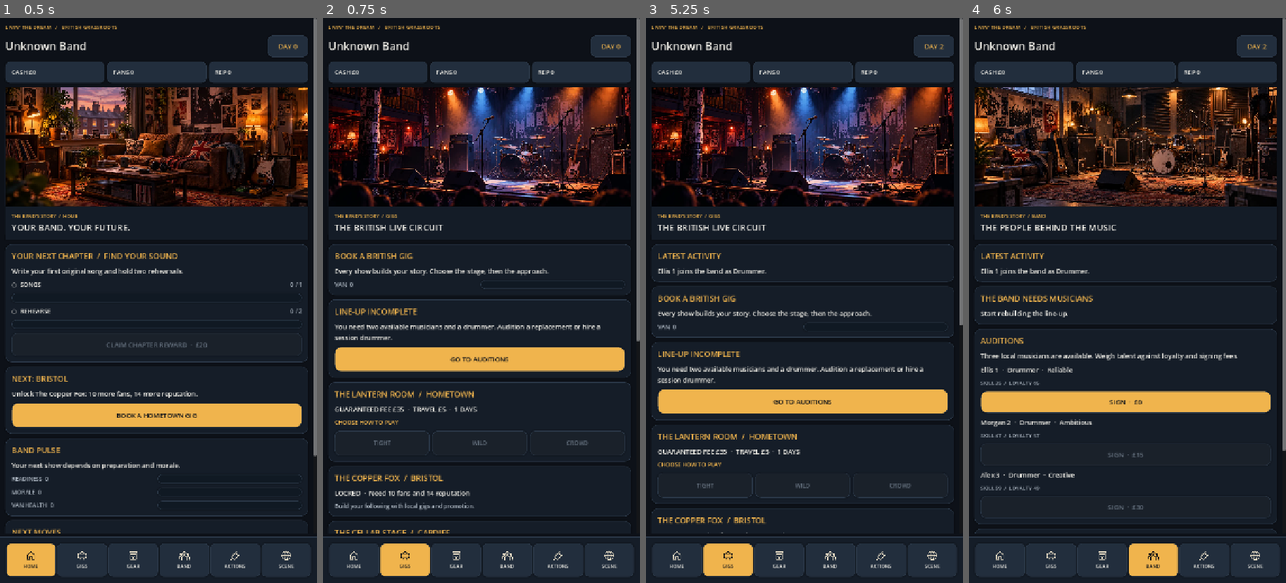
Above: before the commit, frames 1-4 (left to right).
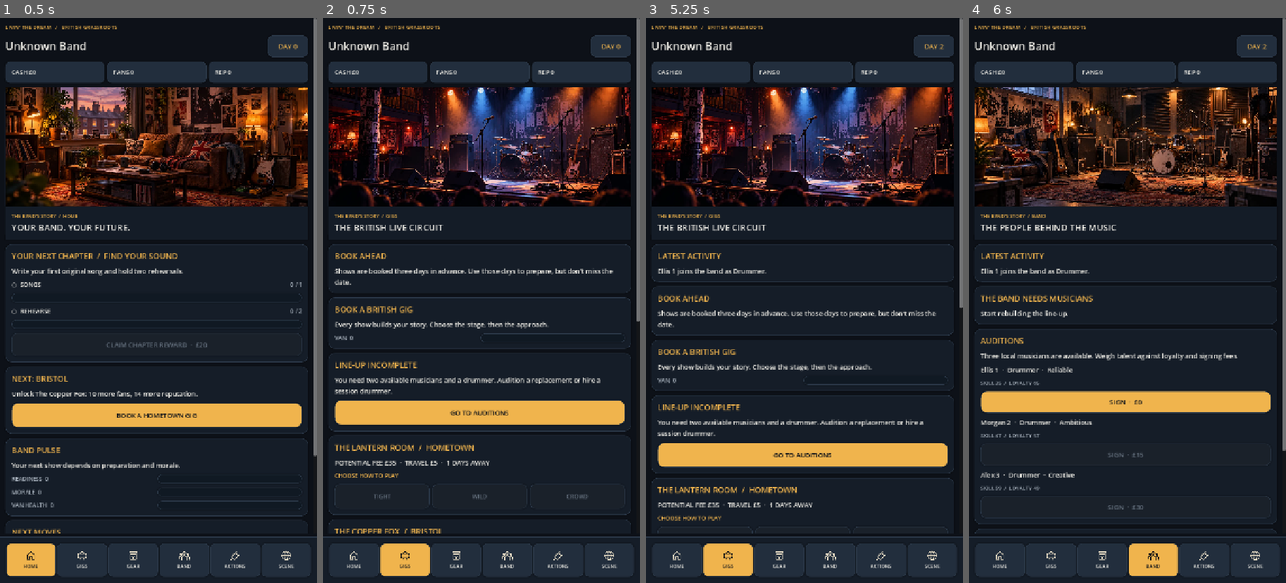
Above: after the commit, the same moments.

Repository: alimuir654-rgb/BandMaster
Game: Godot game, scene res://Scenes/CareerHub.tscn
Two runs of this game, one before a commit and one after it. Both use one fixed random seed, a clock stepped at 60 frames per second and the inputs below. This scene is started directly instead of the project's main scene.
Inputs (mouse positions are in pixels of both pictures, inside the frame that each line leads up to):
- Up to frame 1 (0.5 s): no input
- Up to frame 2 (0.75 s): click "BOOK A HOMETOWN GIG" at 0.5 s
- Up to frame 3 (5.25 s): click "GO TO AUDITIONS" at 1.25 s; click "SIGN · £0" at 2 s; click "SIGN · £0" at 2.75 s; click "LOCAL AI: OFF" at 3.5 s; click (677, 560) at 4.27 s; click "BOOK A HOMETOWN GIG" at 5 s
- Up to frame 4 (6 s): click "GO TO AUDITIONS" at 5.75 s

Frame 1 is identical in both runs. In frame 2, 14% of the frame differs, in the area x 1-100%, y 41-92%; in frame 3, 12%; in frame 4, less than 0.1%.
Error before the commit: Invalid access to property or key 'band' on a base object of type 'Dictionary'. (res://Scripts/career_hub.gd:700)
Error after the commit: Invalid access to property or key 'band' on a base object of type 'Dictionary'. (res://Scripts/career_hub.gd:715)

Commit message:
v2.2 UI: scheduled gig board, day countdown, performance, cancellation and deadline resolution

Diff:
--- a/Scripts/career_hub.gd
+++ b/Scripts/career_hub.gd
@@ -8,6 +8,7 @@
 const Actions = preload("res://Scripts/career_actions.gd")
 const Opportunities = preload("res://Scripts/career_opportunities.gd")
 const Gigs = preload("res://Scripts/uk_gig_circuit.gd")
+const Calendar = preload("res://Scripts/gig_calendar.gd")
 const Gear = preload("res://Scripts/gear_shop.gd")
 const Members = preload("res://Scripts/member_management.gd")
 const Story = preload("res://Scripts/career_story.gd")
@@ -288,6 +289,20 @@
  practise.pressed.connect(func() -> void: _do_action("rehearse"))
 
 func _gigs() -> void:
+ var booked: Dictionary = Calendar.pending(_state())
+ if not booked.is_empty():
+  var due := int(booked.get("day",1)) - _num("tour_day")
+  var calendar_box := _card("NEXT SHOW  /  DAY %d" % int(booked.get("day",1)),str(booked.get("venue","Venue"))+"  ·  "+str(booked.get("city","HOME")))
+  if due > 0:
+   _label(calendar_box,"%d DAYS LEFT TO PREPARE  /  REHEARSE, WRITE OR PROMOTE" % due,14,UI.AMBER)
+  elif due == 0:
+   _label(calendar_box,"TONIGHT IS THE NIGHT. YOUR SHOW IS READY.",15,UI.AMBER)
+   _action(calendar_box,"PLAY THE BOOKED SHOW",func() -> void: _finish(Calendar.perform(_state()),"gig:"+str(booked.get("venue_id",""))),true)
+  else:
+   _label(calendar_box,"THIS BOOKING IS OVERDUE.",14,UI.AMBER)
+  _action(calendar_box,"CANCEL BOOKING  ·  UP TO £15",func() -> void: _finish(Calendar.cancel(_state())))
+ else:
+  _card("BOOK AHEAD","Shows are booked three days in advance. Use those days to prepare, but don't miss the date.")
  var summary := _card("BOOK A BRITISH GIG","Every show builds your story. Choose the stage, then the approach.")
  _progress(summary,"VAN",_num("van_health"))
  var roster: Array = save_data.get("band",{}).get("members",[])
@@ -313,7 +328,7 @@
    var locked := _card(str(venue["venue"])+"  /  "+str(venue["city"]),"LOCKED  ·  Need %d fans and %d reputation" % [needed_fans,needed_rep])
    _label(locked,"Build your following with local gigs and promotion.",13,UI.MUTED)
    continue
-  var box := _card(str(venue["venue"])+"  /  "+str(venue["city"]),"GUARANTEED FEE £%d  ·  TRAVEL £%d  ·  %d DAYS" % [int(venue["fee"]),int(venue["travel"]),int(venue["days"])])
+  var box := _card(str(venue["venue"])+"  /  "+str(venue["city"]),"POTENTIAL FEE £%d  ·  TRAVEL £%d  ·  %d DAYS AWAY" % [int(venue["fee"]),int(venue["travel"]),int(venue["days"])])
   _label(box,"CHOOSE HOW TO PLAY",13,UI.AMBER)
   var choices := HBoxContainer.new()
   choices.add_theme_constant_override("separation",6)
@@ -325,18 +340,18 @@
    button.size_flags_horizontal = Control.SIZE_EXPAND_FILL
    button.add_theme_font_size_override("font_size",13)
    choices.add_child(button)
-  tight.disabled = not line_up_ready
-  wild.disabled = not line_up_ready
-  crowd.disabled = not line_up_ready
-  if not line_up_ready and available_count >= 1:
+  tight.disabled = not line_up_ready or not booked.is_empty()
+  wild.disabled = not line_up_ready or not booked.is_empty()
+  crowd.disabled = not line_up_ready or not booked.is_empty()
+  if not line_up_ready and available_count >= 1 and booked.is_empty():
    var session := UI.button("HIRE SESSION DRUMMER  ·  £25",true)
    session.disabled = _num("cash") < 25 or (str(venue["id"]) != "local" and _num("cash") < 25 + int(venue["travel"]))
    session.custom_minimum_size.y = 50
    box.add_child(session)
-   session.pressed.connect(func() -> void: _book(key,"tight",true))
-  tight.pressed.connect(func() -> void: _book(key,"tight"))
-  wild.pressed.connect(func() -> void: _book(key,"wild"))
-  crowd.pressed.connect(func() -> void: _book(key,"crowd"))
+   session.pressed.connect(func() -> void: _schedule(key,"tight",true))
+  tight.pressed.connect(func() -> void: _schedule(key,"tight"))
+  wild.pressed.connect(func() -> void: _schedule(key,"wild"))
+  crowd.pressed.connect(func() -> void: _schedule(key,"crowd"))
  var repairs := _card("KEEP THE VAN MOVING","£45 restores 30 van condition. Hometown gigs are still available when cash is low.")
  _action(repairs,"REPAIR VAN — £45",_repair)
 
@@ -712,12 +727,15 @@
   _cancel_dialogue_request()
  message = str(result.get("message","Action unavailable"))
  if result.get("ok",false) == true:
-  _apply(Life.refresh(Story.observe(_state(),result["state"],source)))
+  _apply(Life.refresh(Calendar.expire(Story.observe(_state(),result["state"],source))))
   _save()
  _render()
 
 func _do_action(id: String) -> void:
  _finish(Actions.resolve(_state(),id))
+
+func _schedule(id: String,approach: String, hire_session: bool = false) -> void:
+ _finish(Calendar.book(_state(),id,approach,hire_session))
 
 func _book(id: String,approach: String, hire_session: bool = false) -> void:
  _finish(Gigs.play(_state(),id,approach,hire_session),"gig:"+id)
@@ -739,6 +757,7 @@
  save_data["cash"] = _num("cash") - 45
  save_data["tour_day"] = _num("tour_day") + 1
  save_data["van_health"] = mini(100,_num("van_health") + 30)
+ _apply(Calendar.expire(_state()))
  message = "The garage gets the van back on the road."
  _save()
  _render()
